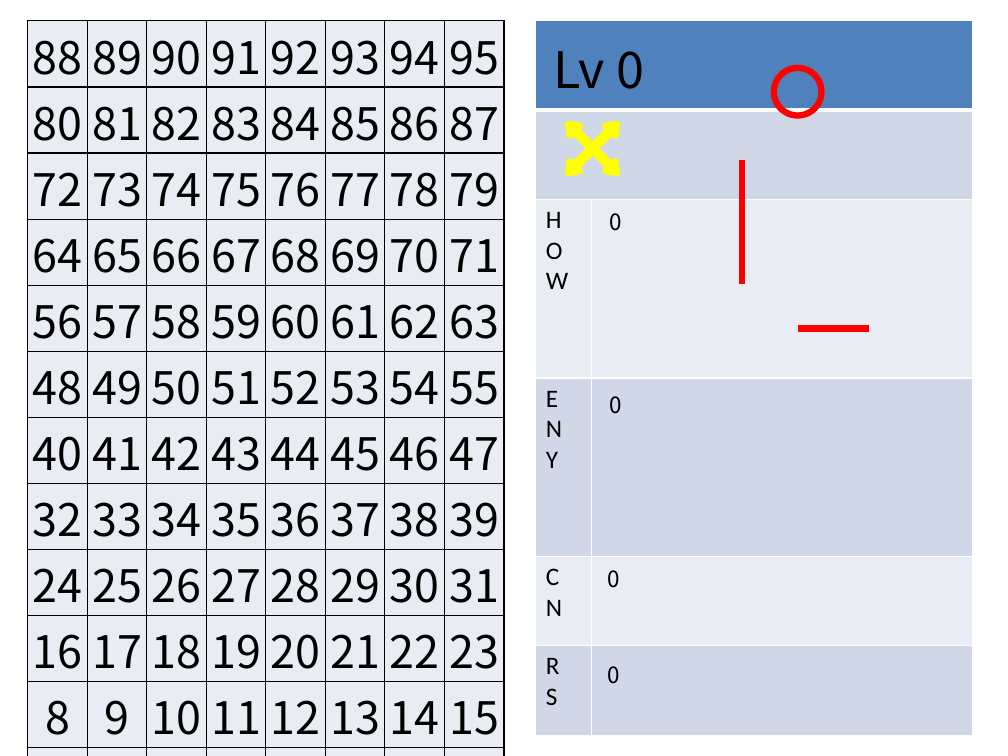
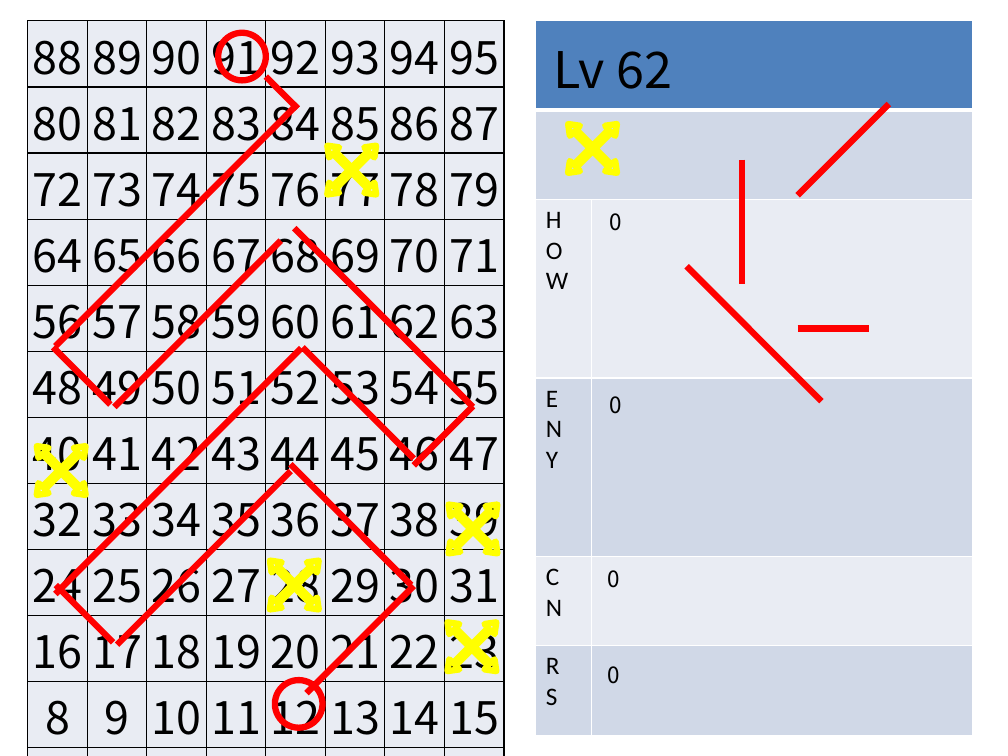
Before and after one commit to Crasader/ColorDefence, a slide deck: slide 66 of LEVELS.pptx (slide 67 before the commit). Drawn at 1008x756 pixels with LibreOffice and Linux fonts; fonts in the diff are those of the drawing. Boxes give left, top, right and bottom in pixels: in the first picture for what was removed or moved away, otherwise in the second. Text is boxed around its words. In the diff, an @@ line names an element or a change of style, - is before the commit and + after.

```diff
--- a/LEVELS.pptx
+++ b/LEVELS.pptx
@@ ellipse: place and size @@
-ellipse at (774, 68, 822, 115)
+ellipse at (219, 33, 266, 81)
@@ text at (554, 51, 672, 89): text changed @@
-Lv 0
+Lv 62
@@ line added from (266, 77) to (297, 109), #FF0000 4.5 pt @@
@@ line added from (55, 347) to (297, 104), #FF0000 4.5 pt @@
@@ line added from (797, 196) to (889, 104), #FF0000 4.5 pt @@
@@ quad arrow added at (303, 121, 401, 219), outline #FFFF00 4.5 pt @@
@@ line added from (294, 228) to (473, 407), #FF0000 4.5 pt @@
@@ line added from (115, 407) to (280, 241), #FF0000 4.5 pt @@
@@ line added from (686, 266) to (822, 401), #FF0000 4.5 pt @@
@@ line added from (53, 348) to (111, 404), #FF0000 4.5 pt @@
@@ line added from (55, 594) to (301, 348), #FF0000 4.5 pt @@
@@ line added from (302, 348) to (414, 459), #FF0000 4.5 pt @@
@@ line added from (414, 466) to (473, 406), #FF0000 4.5 pt @@
@@ quad arrow added at (12, 422, 110, 520), outline #FFFF00 4.5 pt @@
@@ line added from (117, 645) to (290, 471), #FF0000 4.5 pt @@
@@ line added from (290, 465) to (411, 585), #FF0000 4.5 pt @@
@@ quad arrow added at (424, 480, 522, 578), outline #FFFF00 4.5 pt @@
@@ quad arrow added at (246, 536, 344, 634), outline #FFFF00 4.5 pt @@
@@ line added from (55, 585) to (113, 642), #FF0000 4.5 pt @@
@@ line added from (306, 694) to (414, 586), #FF0000 4.5 pt @@
@@ quad arrow added at (423, 597, 521, 696), outline #FFFF00 4.5 pt @@
@@ ellipse added at (275, 680, 323, 728), outline #FF0000 4.5 pt @@
```
Also in this commit, not shown: 6 other slides changed, 21 slides added, 3 other files.
